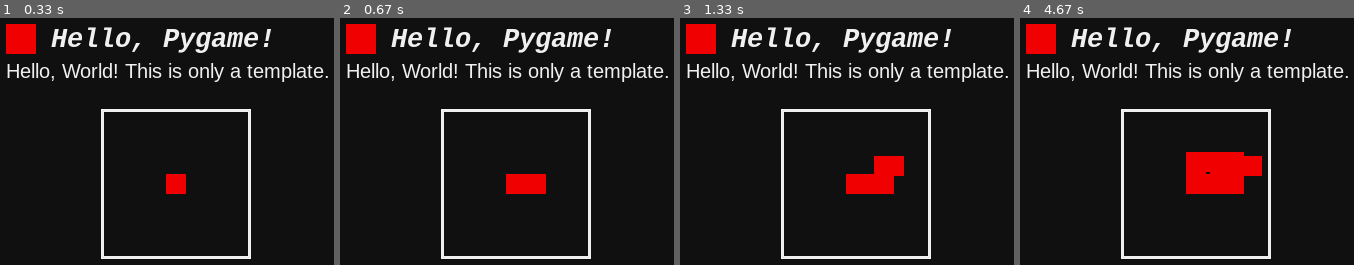
Above: before the commit, frames 1-4 (left to right).
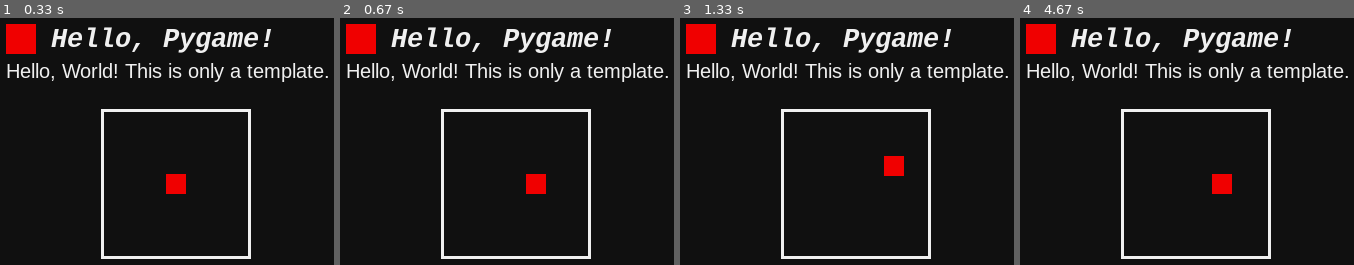
Above: after the commit, the same moments.

Repository: BynJerL/Pygame-Experiment
Game: pygame game, started from hello_world.py
Same seed, same stepped clock (60 frames per second), same inputs: the game is played once before the commit and once after it.
Inputs:
- Up to frame 1 (0.33 s): no input
- Up to frame 2 (0.67 s): hold Right from 0.33 s (still down)
- Up to frame 3 (1.33 s): release Right at 0.8 s; hold Up 0.83-1.13 s; hold Right from 1.17 s (still down)
- Up to frame 4 (4.67 s): release Right at 1.63 s; hold Left 1.67-2.2 s; hold Down 2.23-2.53 s; hold Left 2.57-2.97 s; hold Up 3-3.37 s; hold Right 3.4-4.03 s; hold Down 4.07-4.43 s; hold Left from 4.47 s (still down)

Frame 1 is identical in both runs. In frame 2, 0.5% of the frame differs, in the area x 49-56%, y 63-72%; in frame 3, 1.4%; in frame 4, 2.9%, in the area x 49-73%, y 54-72%.

Commit message:
Fix the trailing issue.

Diff:
--- a/hello_world.py
+++ b/hello_world.py
@@ -54,9 +54,9 @@
 
 # OBJECT DRAW
 player = Player()
-
+arena = pg.Rect(WINDOW_WIDTH // 2 - 75, 115, 150, 150)
 pg.draw.rect(root, (240, 0, 0), pg.Rect(30, 30, 30, 30))
-pg.draw.rect(root, BASE_TEXT_COLOR, pg.Rect(WINDOW_WIDTH // 2 - 75, 115, 150, 150), 3)
+pg.draw.rect(root, BASE_TEXT_COLOR, arena, 3)
 player.draw()
 # fonts = pg.font.get_fonts()
 # for f in fonts:
@@ -89,7 +89,10 @@
     if keys[pg.K_RIGHT]:
         player.moveRight()
 
+    root.fill(BASE_BG_COLOR, arena)
+    pg.draw.rect(root, BASE_TEXT_COLOR, arena, 3)
     player.draw()
+
     pg.display.flip()
     clock.tick(FPS)
 pg.quit()
